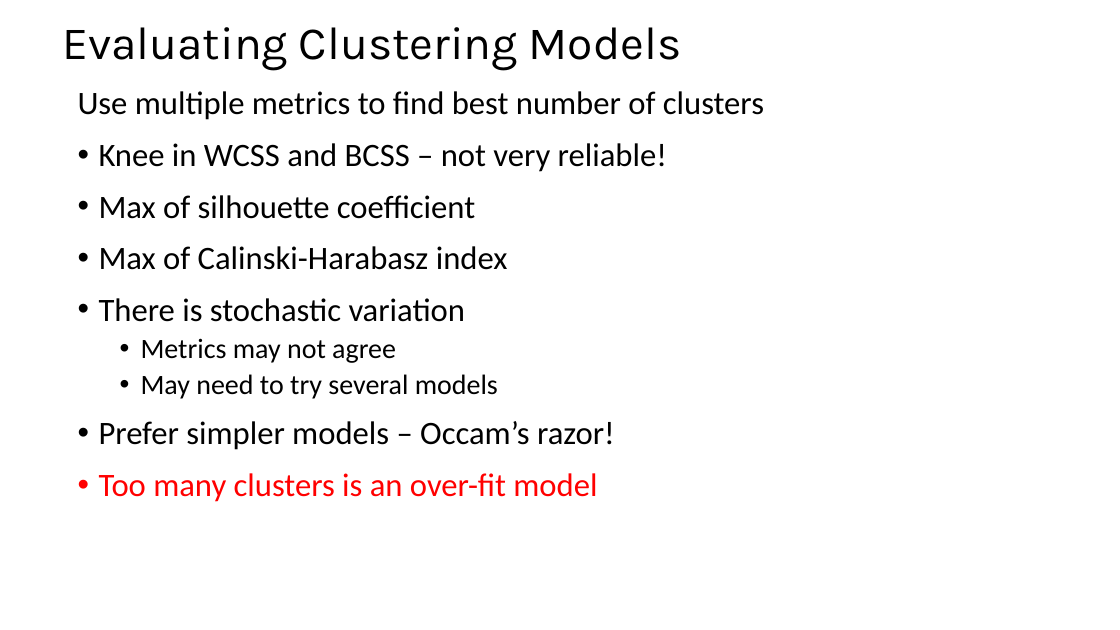
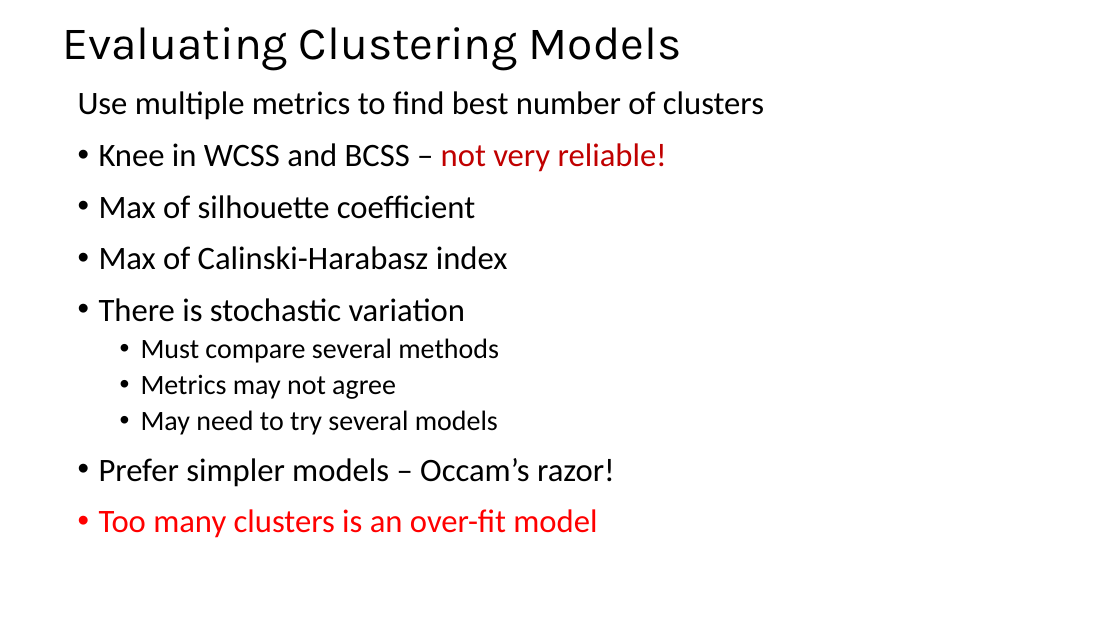
Before and after one commit to harelgabainew/school1, a slide deck: slide 38 of slides/9_IntroductionToClustering_Part1.pptx. Drawn at 1120x630 pixels with LibreOffice and Linux fonts; fonts in the diff are those of the drawing. Boxes give left, top, right and bottom in pixels: in the first picture for what was removed or moved away, otherwise in the second. Text is boxed around its words. In the diff, an @@ line names an element or a change of style, - is before the commit and + after.

Commit message:
Updated and edited clustering slides

```diff
--- a/slides/9_IntroductionToClustering_Part1.pptx
+++ b/slides/9_IntroductionToClustering_Part1.pptx
@@ text at (x1=99, y1=143, x2=667, y2=172): text colour #000000 to #C00000 in "not very reliable!" @@
@@ text at (x1=141, y1=338, x2=499, y2=363): paragraph added @@
+  • Must compare several methods
```
Also in this commit, not shown: 3 other slides changed, 1 other file.
